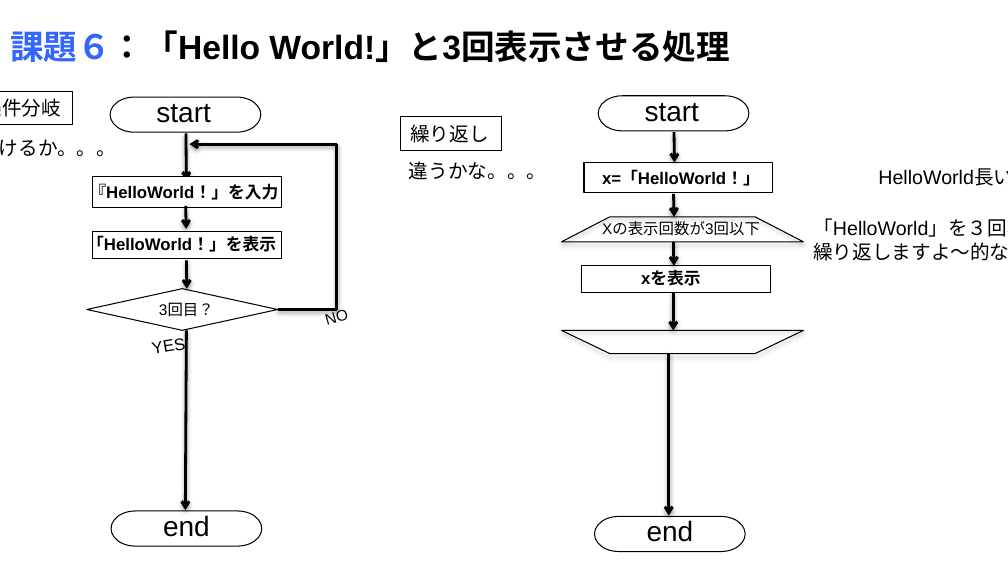
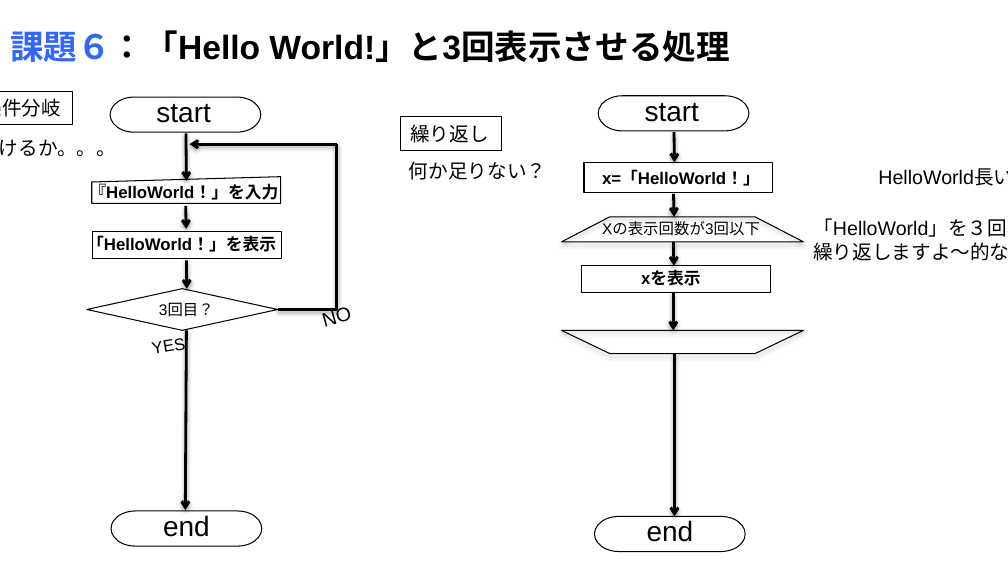
Before and after one commit to Taka-Haru/Challenge, a slide deck: slide 6 of Flowchart .pptx. Drawn at 1008x567 pixels with LibreOffice and Linux fonts; fonts in the diff are those of the drawing. Boxes give left, top, right and bottom in pixels: in the first picture for what was removed or moved away, otherwise in the second. Text is boxed around its words. In the diff, an @@ line names an element or a change of style, - is before the commit and + after.

```diff
--- a/Flowchart .pptx
+++ b/Flowchart .pptx
@@ flow chart manual input added at (x1=92, y1=176, x2=280, y2=204), outline #000000 0.75 pt @@
@@ rectangle removed at (x1=93, y1=176, x2=281, y2=207) @@
@@ text at (x1=409, y1=161, x2=546, y2=180): text changed @@
-違うかな。。。
+何か足りない？
@@ text "NO" at (x1=324, y1=308, x2=352, y2=327): size 11 to 14 pt @@
@@ arrow moved from (668, 354) - (668, 515) to (674, 355) - (674, 516) @@
```
Also in this commit, not shown: 5 other slides changed.
